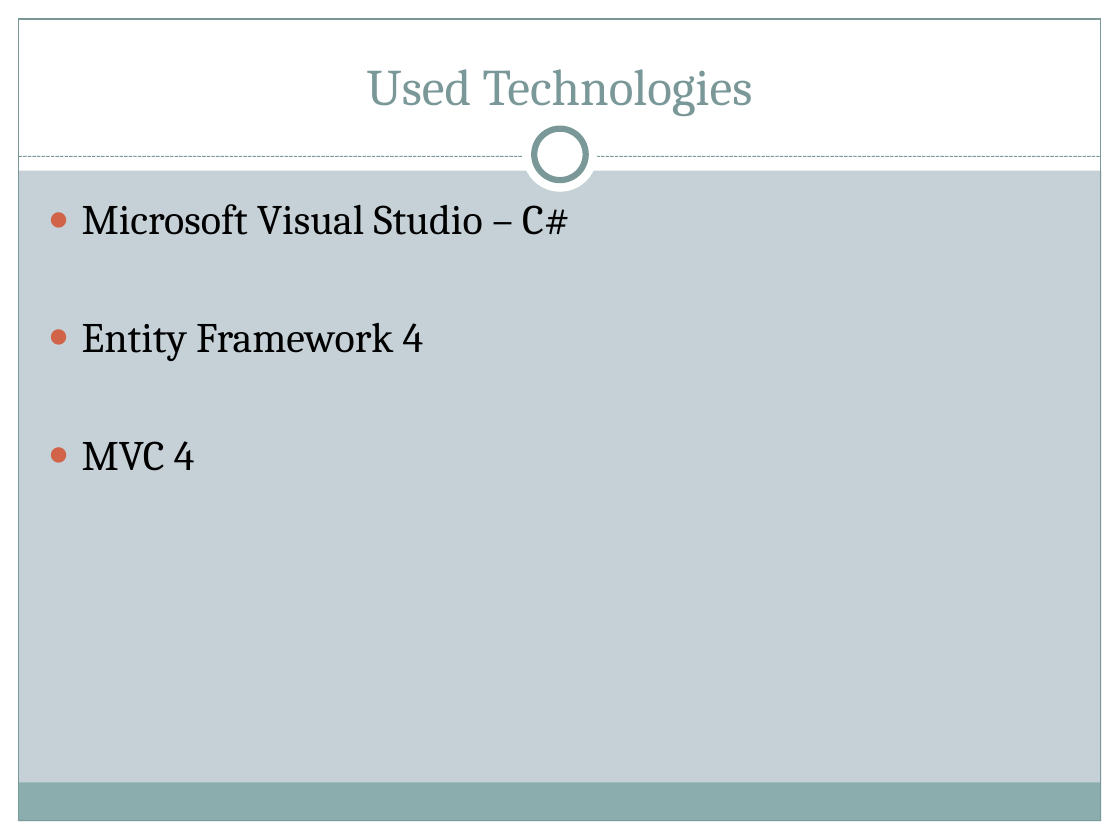
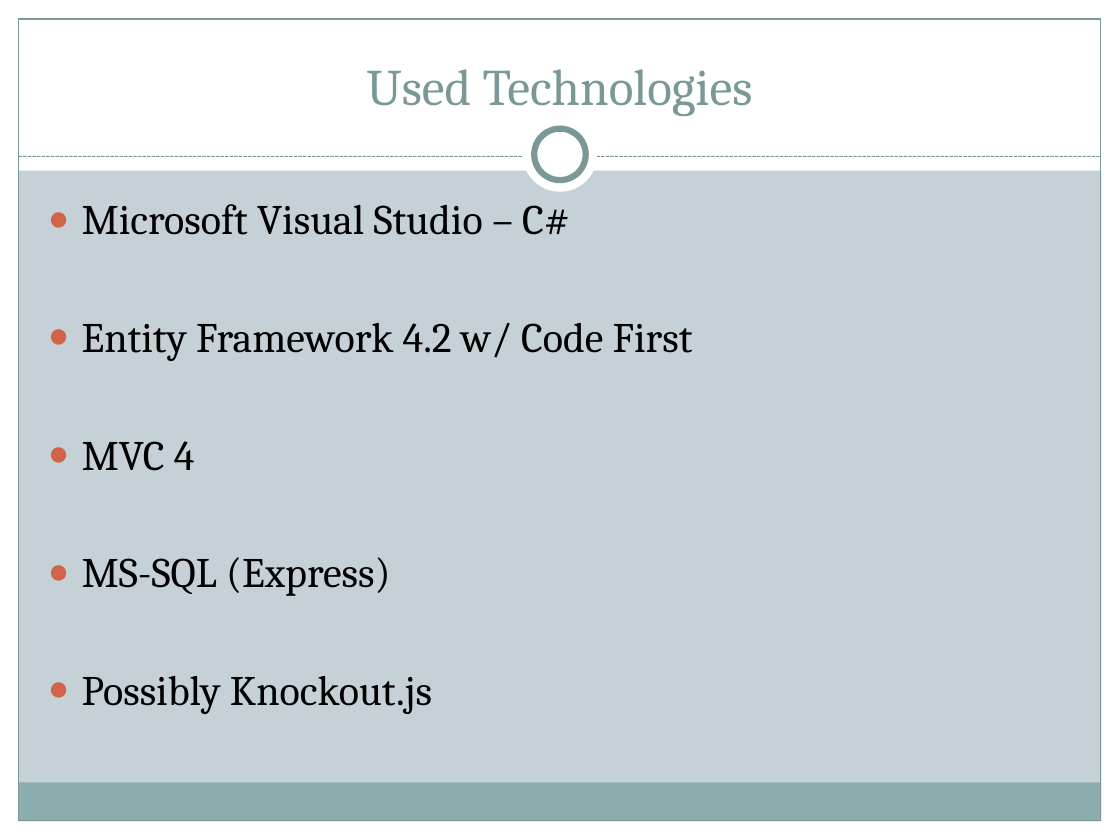
Before and after one commit to Aniril/YouChew, a slide deck: slide 3 of Prototype presentation.pptx. Drawn at 1120x840 pixels with LibreOffice and Linux fonts; fonts in the diff are those of the drawing. Boxes give left, top, right and bottom in pixels: in the first picture for what was removed or moved away, otherwise in the second. Text is boxed around its words. In the diff, an @@ line names an element or a change of style, - is before the commit and + after.

Commit message:
Wee. Using git like dropbox ftw

```diff
--- a/Prototype presentation.pptx
+++ b/Prototype presentation.pptx
@@ text at [82, 323, 693, 361]: text changed @@
-● Entity Framework 4
+● Entity Framework 4.2 w/ Code First
@@ text at [82, 557, 432, 714]: paragraphs added @@
+● MS-SQL (Express)
+● Possibly Knockout.js
```
